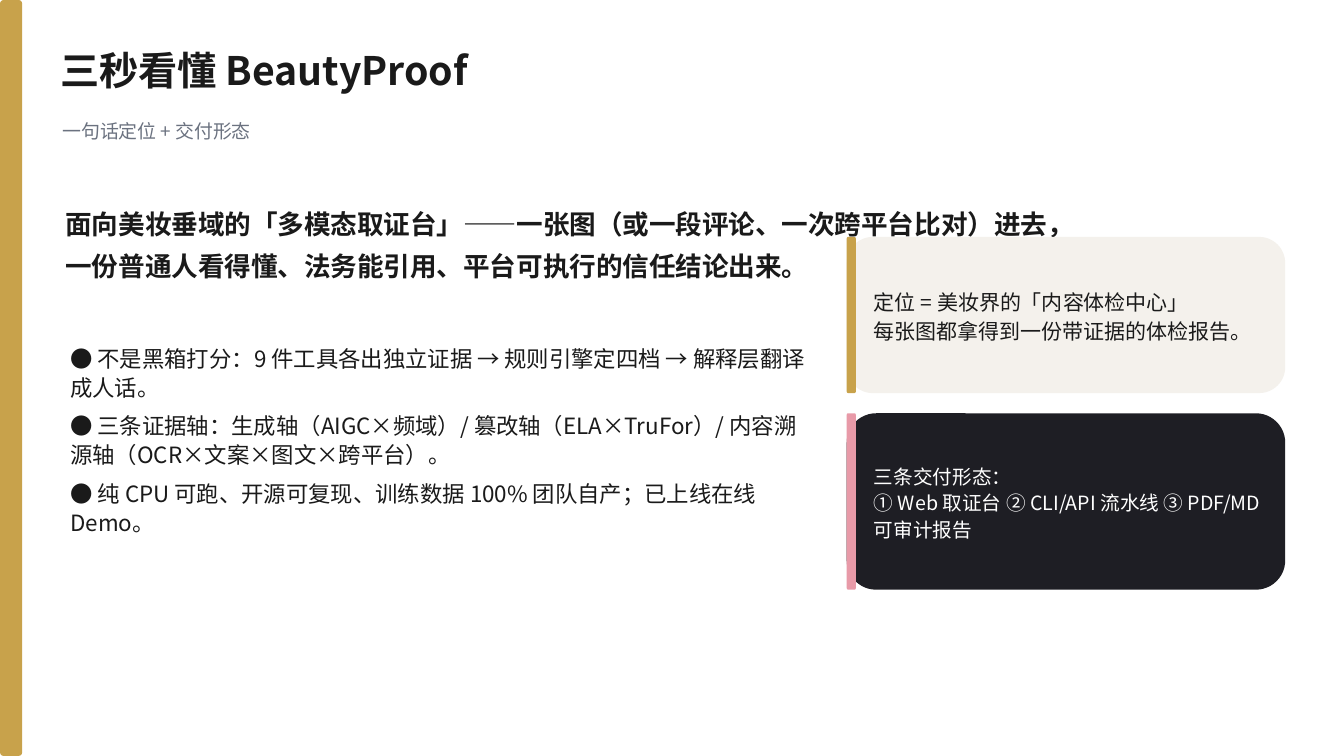
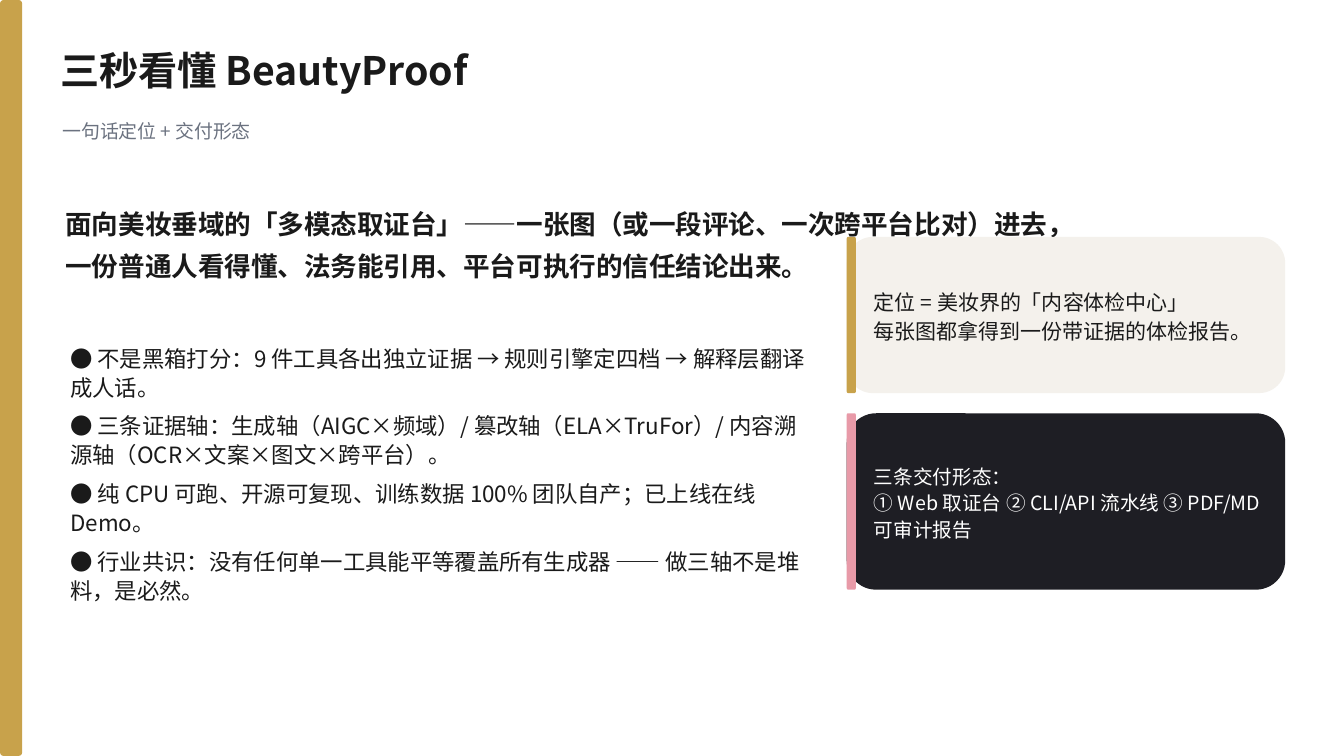
Before and after one commit to 566614/loreal-hackathon-beautyproof, a slide deck: slide 2 of docs/BeautyProof_答辩PPT.pptx. Drawn at 1344x756 pixels with LibreOffice and Linux fonts; fonts in the diff are those of the drawing. Boxes give left, top, right and bottom in pixels: in the first picture for what was removed or moved away, otherwise in the second. Text is boxed around its words. In the diff, an @@ line names an element or a change of style, - is before the commit and + after.

```diff
--- a/docs/BeautyProof_答辩PPT.pptx
+++ b/docs/BeautyProof_答辩PPT.pptx
@@ text at (x1=70, y1=551, x2=800, y2=601): paragraph added @@
+● 行业共识：没有任何单一工具能平等覆盖所有生成器 —— 做三轴不是堆料，是必然。
```
Also in this commit, not shown: 5 other slides changed, 3 other files.
